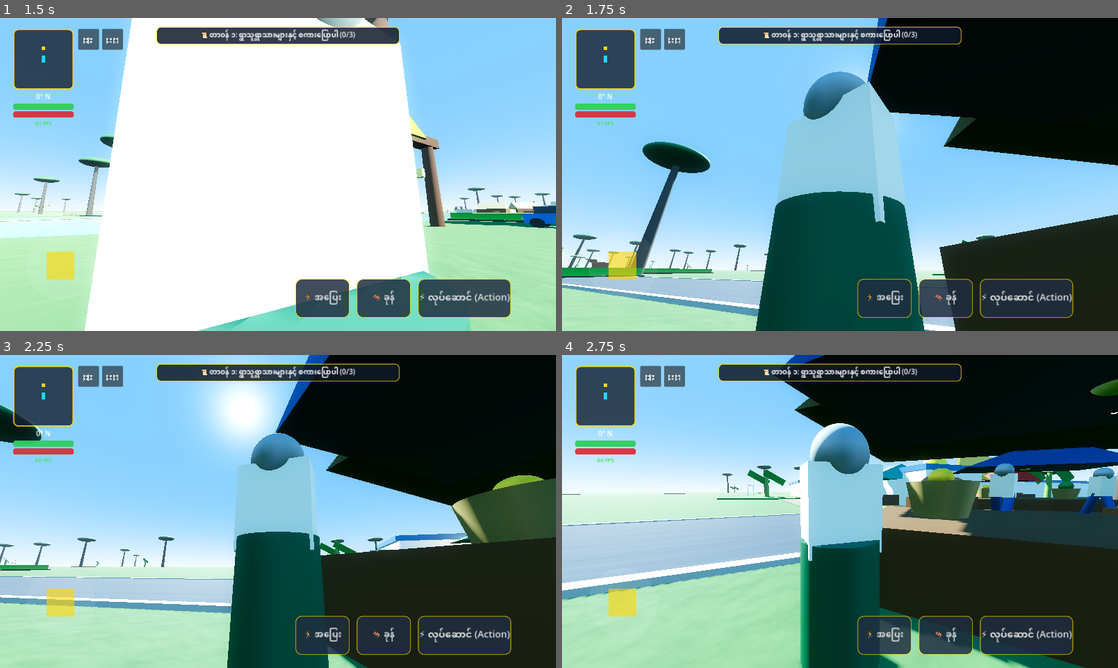
Above: before the commit, frames 1-4 (two rows, left to right).
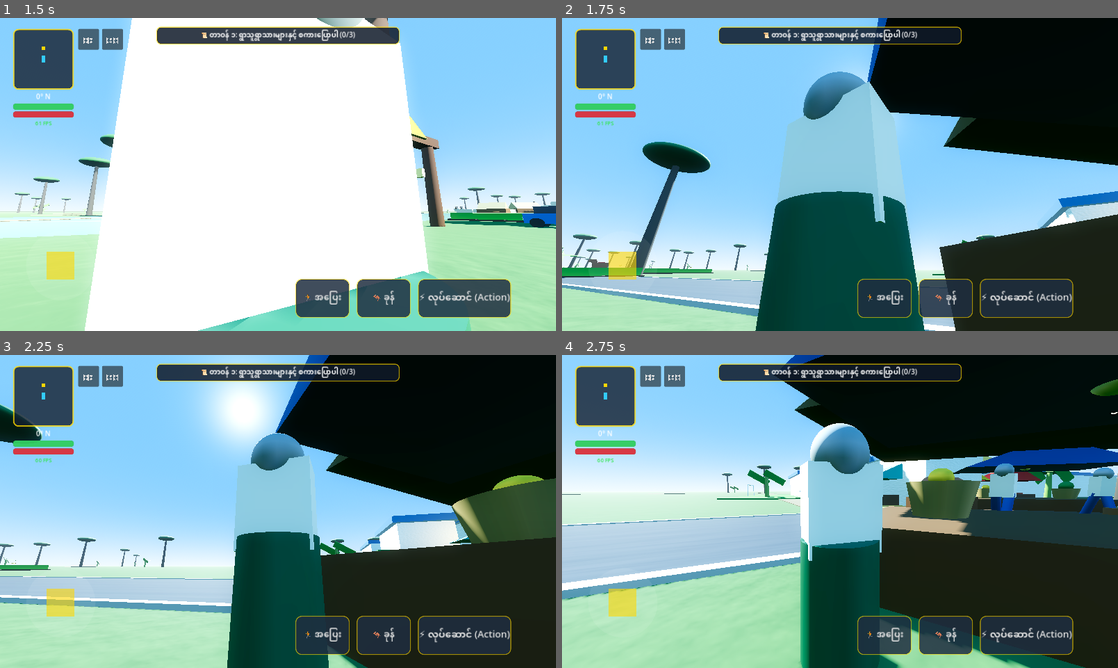
Above: after the commit, the same moments.

Repository: sudohlaingwin/gta-open-world
Game: Godot game, scene res://scenes/main_menu.tscn
Same seed, same stepped clock (60 frames per second), same inputs: the game is played once before the commit and once after it.
Inputs (mouse positions are in pixels of both pictures, inside the frame that each line leads up to):
- Up to frame 1 (1.5 s): click "🎮 အသစ်စတင်မည် (New Game)" at 0.5 s; drag from (66, 274) to (333, 105) at 1.27 s
- Up to frame 2 (1.75 s): no input
- Up to frame 3 (2.25 s): drag from (166, 527) to (250, 574) at 2.02 s
- Up to frame 4 (2.75 s): no input

Frame 1 is identical in both runs. In frame 2, 0.8% of the frame differs, in the area x 85-100%, y 55-68%; in frame 3, 1.2%, in the area x 64-85%, y 50-63%; in frame 4, 0.9%.

Commit message:
feat(slice-176): Mindon Township General Hospital Compound (6.2m Two-Story Complex) scaling overhaul

Diff:
--- a/scripts/mindon_map_builder.gd
+++ b/scripts/mindon_map_builder.gd
@@ -240,63 +240,63 @@
 
 			var col = CollisionShape3D.new()
 			var col_box = BoxShape3D.new()
-			col_box.size = Vector3(b_width + 0.5, 4.5, b_depth + 0.5)
+			col_box.size = Vector3(b_width + 0.6, 6.8, b_depth + 0.6)
 			col.shape = col_box
-			col.position = Vector3(0.0, 2.25, 0.0)
+			col.position = Vector3(0.0, 3.4, 0.0)
 			hosp.add_child(col)
 
 			var body_mesh = MeshInstance3D.new()
 			var box = BoxMesh.new()
-			box.size = Vector3(b_width, 4.0, b_depth)
+			box.size = Vector3(b_width, 6.2, b_depth)
 			body_mesh.mesh = box
-			body_mesh.position = Vector3(0.0, 2.0, 0.0)
+			body_mesh.position = Vector3(0.0, 3.1, 0.0)
 			body_mesh.set_surface_override_material(0, hospital_wall_mat)
 			hosp.add_child(body_mesh)
 
 			var roof_mesh = MeshInstance3D.new()
 			var roof_box = BoxMesh.new()
-			roof_box.size = Vector3(b_width + 1.0, 0.6, b_depth + 1.0)
+			roof_box.size = Vector3(b_width + 1.2, 0.8, b_depth + 1.2)
 			roof_mesh.mesh = roof_box
-			roof_mesh.position = Vector3(0.0, 4.3, 0.0)
+			roof_mesh.position = Vector3(0.0, 6.6, 0.0)
 			roof_mesh.set_surface_override_material(0, hospital_roof_mat)
 			hosp.add_child(roof_mesh)
 
 			# Red Cross symbol and hospital signboard on facade
-			var front_z = (b_depth * 0.5) + 0.06
+			var front_z = (b_depth * 0.5) + 0.08
 			var b_cross_mat = cross_mat.duplicate()
 			var cross_v = MeshInstance3D.new()
 			cross_v.name = "CrossV"
 			var cv_mesh = BoxMesh.new()
-			cv_mesh.size = Vector3(0.3, 1.2, 0.08)
+			cv_mesh.size = Vector3(0.45, 1.8, 0.1)
 			cross_v.mesh = cv_mesh
-			cross_v.position = Vector3(0.0, 2.8, front_z)
+			cross_v.position = Vector3(0.0, 4.4, front_z)
 			cross_v.set_surface_override_material(0, b_cross_mat)
 			hosp.add_child(cross_v)
 
 			var cross_h = MeshInstance3D.new()
 			cross_h.name = "CrossH"
 			var ch_mesh = BoxMesh.new()
-			ch_mesh.size = Vector3(1.0, 0.35, 0.08)
+			ch_mesh.size = Vector3(1.5, 0.5, 0.1)
 			cross_h.mesh = ch_mesh
-			cross_h.position = Vector3(0.0, 2.8, front_z)
+			cross_h.position = Vector3(0.0, 4.4, front_z)
 			cross_h.set_surface_override_material(0, b_cross_mat)
 			hosp.add_child(cross_h)
 
 			# Hospital entrance porch canopy & columns
 			var canopy = MeshInstance3D.new()
 			var canopy_mesh = BoxMesh.new()
-			canopy_mesh.size = Vector3(3.2, 0.25, 2.0)
+			canopy_mesh.size = Vector3(4.8, 0.35, 2.8)
 			canopy.mesh = canopy_mesh
-			canopy.position = Vector3(0.0, 2.8, front_z + 0.9)
+			canopy.position = Vector3(0.0, 3.8, front_z + 1.3)
 			canopy.set_surface_override_material(0, hospital_roof_mat)
 			hosp.add_child(canopy)
 
-			for pillar_x in [-1.4, 1.4]:
+			for pillar_x in [-2.1, 2.1]:
 				var pillar = MeshInstance3D.new()
 				var pillar_mesh = BoxMesh.new()
-				pillar_mesh.size = Vector3(0.2, 2.8, 0.2)
+				pillar_mesh.size = Vector3(0.3, 3.8, 0.3)
 				pillar.mesh = pillar_mesh
-				pillar.position = Vector3(pillar_x, 1.4, front_z + 1.8)
+				pillar.position = Vector3(pillar_x, 1.9, front_z + 2.5)
 				pillar.set_surface_override_material(0, frame_mat)
 				hosp.add_child(pillar)
 
@@ -305,35 +305,35 @@
 			for wx in [-win_offset_x, win_offset_x]:
 				var win = MeshInstance3D.new()
 				var win_mesh = BoxMesh.new()
-				win_mesh.size = Vector3(1.6, 1.3, 0.1)
+				win_mesh.size = Vector3(2.2, 1.8, 0.12)
 				win.mesh = win_mesh
-				win.position = Vector3(wx, 2.2, front_z)
+				win.position = Vector3(wx, 3.2, front_z)
 				win.set_surface_override_material(0, window_glass_mat)
 				hosp.add_child(win)
 
 				var win_frame = MeshInstance3D.new()
 				var win_fmesh = BoxMesh.new()
-				win_fmesh.size = Vector3(1.72, 1.42, 0.06)
+				win_fmesh.size = Vector3(2.35, 1.95, 0.08)
 				win_frame.mesh = win_fmesh
-				win_frame.position = Vector3(wx, 2.2, front_z - 0.02)
+				win_frame.position = Vector3(wx, 3.2, front_z - 0.02)
 				win_frame.set_surface_override_material(0, frame_mat)
 				hosp.add_child(win_frame)
 
 			var sign = Label3D.new()
 			sign.text = "မင်းတုန်းမြို့နယ် ပြည်သူ့ဆေးရုံ"
-			sign.font_size = 22
-			sign.outline_size = 6
+			sign.font_size = 36
+			sign.outline_size = 10
 			sign.modulate = Color(0.15, 0.45, 0.85, 1.0)
-			sign.position = Vector3(0.0, 3.8, front_z + 0.05)
+			sign.position = Vector3(0.0, 5.6, front_z + 0.05)
 			hosp.add_child(sign)
 
 			# Attach automated day/night lantern controller and porch lantern
 			var porch_light = OmniLight3D.new()
 			porch_light.name = "HospitalPorchLight"
 			porch_light.light_color = Color(1.0, 0.92, 0.82, 1.0)
-			porch_light.light_energy = 1.8 if hosp_idx == 1 else 1.2
-			porch_light.omni_range = 10.0 if hosp_idx == 1 else 7.0
-			porch_light.position = Vector3(0.0, 3.2, front_z + 0.5)
+			porch_light.light_energy = 2.6 if hosp_idx == 1 else 1.8
+			porch_light.omni_range = 24.0 if hosp_idx == 1 else 16.0
+			porch_light.position = Vector3(0.0, 4.2, front_z + 0.8)
 			hosp.add_child(porch_light)
 
 			var hosp_lantern = preload("res://scripts/village_lantern_controller.gd").new()
Not shown, changed: COLLAB.md
